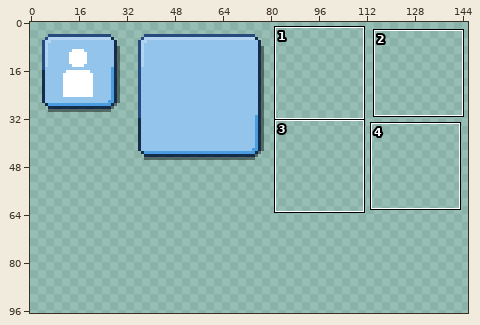
Two states of a pixel-art file, Assets/UI/UI2.aseprite. Above: a wide view before the commit, with the close-up outlined.
Close-up. Old version:
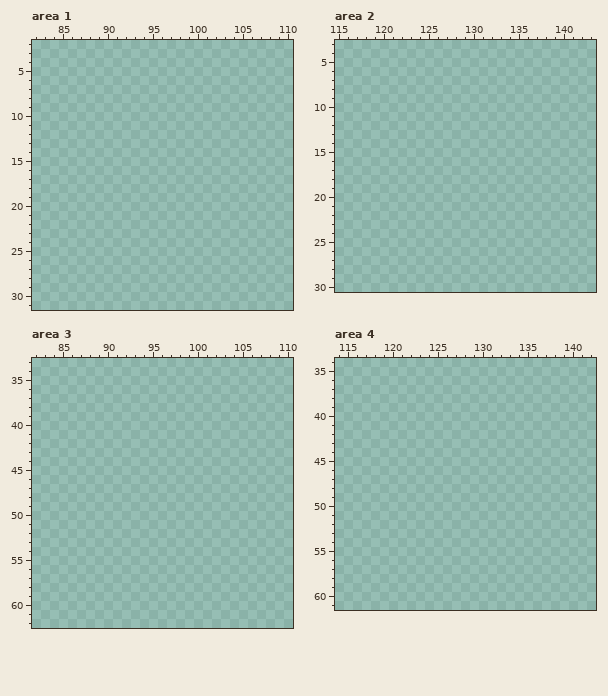
160x160 pixels, 1 frame. Shown: area 1: x 82..110, y 2..31; area 2: x 115..143, y 3..30; area 3: x 82..110, y 33..62; area 4: x 114..142, y 34..61. The wide view leaves out empty margins. The commit also changed other parts of the picture, which this record leaves out.
The same view after the edit:
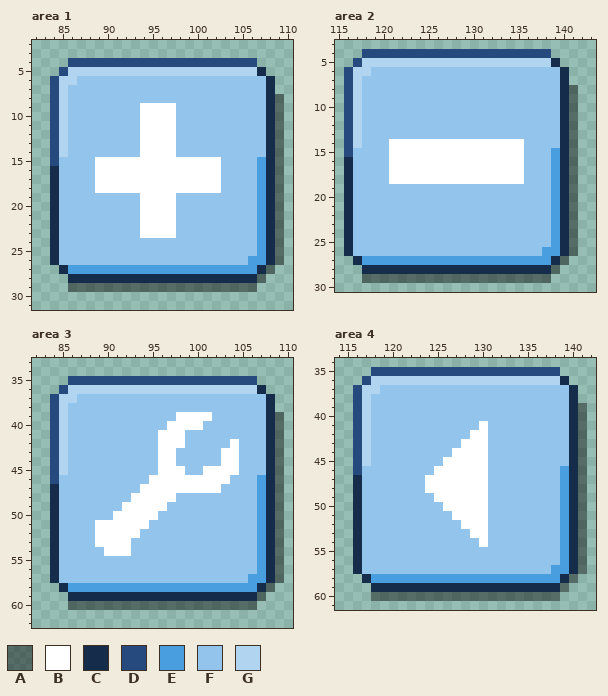
Palette (. is transparent): A #0000006d  B #ffffff  C #162c4b  D #264a7e  E #499edf  F #93c5ec  G #b1d5f1
What changed:
Changed rows in their new state; - is an unchanged pixel.
Area 1:
first column x 84:
 4 --DDDDDDDDDDDDDDDDDDDDD---
 5 -DGGGGGGGGGGGGGGGGGGGGGC--
 6 DGGFFFFFFFFFFFFFFFFFFFFFC-
 7 DGFFFFFFFFFFFFFFFFFFFFFFC-
 8 DGFFFFFFFFFFFFFFFFFFFFFFCA
 9 DGFFFFFFFFBBBBFFFFFFFFFFCA
10 DGFFFFFFFFBBBBFFFFFFFFFFCA
11 DGFFFFFFFFBBBBFFFFFFFFFFCA
12 DGFFFFFFFFBBBBFFFFFFFFFFCA
13 DGFFFFFFFFBBBBFFFFFFFFFFCA
14 DGFFFFFFFFBBBBFFFFFFFFFFCA
15 DFFFFBBBBBBBBBBBBBBFFFFECA
16 CFFFFBBBBBBBBBBBBBBFFFFECA
17 CFFFFBBBBBBBBBBBBBBFFFFECA
18 CFFFFBBBBBBBBBBBBBBFFFFECA
19 CFFFFFFFFFBBBBFFFFFFFFFECA
20 CFFFFFFFFFBBBBFFFFFFFFFECA
21 CFFFFFFFFFBBBBFFFFFFFFFECA
22 CFFFFFFFFFBBBBFFFFFFFFFECA
23 CFFFFFFFFFBBBBFFFFFFFFFECA
24 CFFFFFFFFFFFFFFFFFFFFFFECA
25 CFFFFFFFFFFFFFFFFFFFFFFECA
26 CFFFFFFFFFFFFFFFFFFFFFEECA
27 -CEEEEEEEEEEEEEEEEEEEEECA-
28 --CCCCCCCCCCCCCCCCCCCCCA--
29 --AAAAAAAAAAAAAAAAAAAAA---
Area 2:
first column x 116:
 4 --DDDDDDDDDDDDDDDDDDDDD---
 5 -DGGGGGGGGGGGGGGGGGGGGGC--
 6 DGGFFFFFFFFFFFFFFFFFFFFFC-
 7 DGFFFFFFFFFFFFFFFFFFFFFFC-
 8 DGFFFFFFFFFFFFFFFFFFFFFFCA
 9 DGFFFFFFFFFFFFFFFFFFFFFFCA
10 DGFFFFFFFFFFFFFFFFFFFFFFCA
11 DGFFFFFFFFFFFFFFFFFFFFFFCA
12 DGFFFFFFFFFFFFFFFFFFFFFFCA
13 DGFFFFFFFFFFFFFFFFFFFFFFCA
14 DGFFFBBBBBBBBBBBBBBBFFFFCA
15 DFFFFBBBBBBBBBBBBBBBFFFECA
16 CFFFFBBBBBBBBBBBBBBBFFFECA
17 CFFFFBBBBBBBBBBBBBBBFFFECA
18 CFFFFBBBBBBBBBBBBBBBFFFECA
19 CFFFFFFFFFFFFFFFFFFFFFFECA
20 CFFFFFFFFFFFFFFFFFFFFFFECA
21 CFFFFFFFFFFFFFFFFFFFFFFECA
22 CFFFFFFFFFFFFFFFFFFFFFFECA
23 CFFFFFFFFFFFFFFFFFFFFFFECA
24 CFFFFFFFFFFFFFFFFFFFFFFECA
25 CFFFFFFFFFFFFFFFFFFFFFFECA
26 CFFFFFFFFFFFFFFFFFFFFFEECA
27 -CEEEEEEEEEEEEEEEEEEEEECA-
28 --CCCCCCCCCCCCCCCCCCCCCA--
29 --AAAAAAAAAAAAAAAAAAAAA---
Area 3:
first column x 84:
35 --DDDDDDDDDDDDDDDDDDDDD---
36 -DGGGGGGGGGGGGGGGGGGGGGC--
37 DGGFFFFFFFFFFFFFFFFFFFFFC-
38 DGFFFFFFFFFFFFFFFFFFFFFFC-
39 DGFFFFFFFFFFFFBBBBFFFFFFCA
40 DGFFFFFFFFFFFBBBBFFFFFFFCA
41 DGFFFFFFFFFFBBBFFFFFFFFFCA
42 DGFFFFFFFFFFBBBFFFFFBFFFCA
43 DGFFFFFFFFFFBBFFFFFBBFFFCA
44 DGFFFFFFFFFFBBFFFFFBBFFFCA
45 DGFFFFFFFFFFBBBFFBBBBFFFCA
46 DFFFFFFFFFFBBBBBBBBBFFFECA
47 CFFFFFFFFFBBBBBBBBBFFFFECA
48 CFFFFFFFFBBBBBFFFFFFFFFECA
49 CFFFFFFFBBBBBFFFFFFFFFFECA
50 CFFFFFFBBBBBFFFFFFFFFFFECA
51 CFFFFBBBBBBFFFFFFFFFFFFECA
52 CFFFFBBBBBFFFFFFFFFFFFFECA
53 CFFFFBBBBFFFFFFFFFFFFFFECA
54 CFFFFFBBBFFFFFFFFFFFFFFECA
55 CFFFFFFFFFFFFFFFFFFFFFFECA
56 CFFFFFFFFFFFFFFFFFFFFFFECA
57 CFFFFFFFFFFFFFFFFFFFFFEECA
58 -CEEEEEEEEEEEEEEEEEEEEECA-
59 --CCCCCCCCCCCCCCCCCCCCCA--
60 --AAAAAAAAAAAAAAAAAAAAA---
Area 4:
first column x 116:
35 --DDDDDDDDDDDDDDDDDDDDD---
36 -DGGGGGGGGGGGGGGGGGGGGGC--
37 DGGFFFFFFFFFFFFFFFFFFFFFC-
38 DGFFFFFFFFFFFFFFFFFFFFFFC-
39 DGFFFFFFFFFFFFFFFFFFFFFFCA
40 DGFFFFFFFFFFFFFFFFFFFFFFCA
41 DGFFFFFFFFFFFFBFFFFFFFFFCA
42 DGFFFFFFFFFFFBBFFFFFFFFFCA
43 DGFFFFFFFFFFBBBFFFFFFFFFCA
44 DGFFFFFFFFFBBBBFFFFFFFFFCA
45 DGFFFFFFFFBBBBBFFFFFFFFFCA
46 DFFFFFFFFBBBBBBFFFFFFFFECA
47 CFFFFFFFBBBBBBBFFFFFFFFECA
48 CFFFFFFFBBBBBBBFFFFFFFFECA
49 CFFFFFFFFBBBBBBFFFFFFFFECA
50 CFFFFFFFFFBBBBBFFFFFFFFECA
51 CFFFFFFFFFFBBBBFFFFFFFFECA
52 CFFFFFFFFFFFBBBFFFFFFFFECA
53 CFFFFFFFFFFFFBBFFFFFFFFECA
54 CFFFFFFFFFFFFFBFFFFFFFFECA
55 CFFFFFFFFFFFFFFFFFFFFFFECA
56 CFFFFFFFFFFFFFFFFFFFFFFECA
57 CFFFFFFFFFFFFFFFFFFFFFEECA
58 -CEEEEEEEEEEEEEEEEEEEEECA-
59 --CCCCCCCCCCCCCCCCCCCCCA--
60 --AAAAAAAAAAAAAAAAAAAAA---
Boxes around the changes in both close-ups, in picture pixels (x1, y1, x2, y2):
added: (50, 58, 284, 292)
added: (344, 49, 578, 283)
added: (50, 376, 284, 610)
added: (353, 367, 587, 601)
